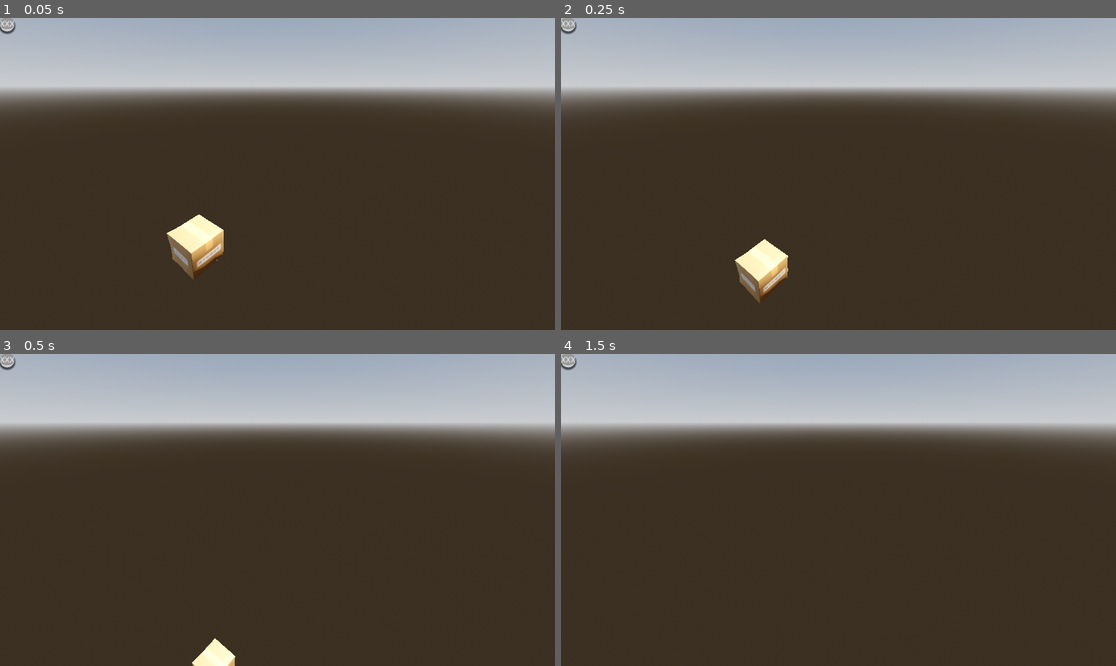
Above: before the commit, frames 1-4 (two rows, left to right).
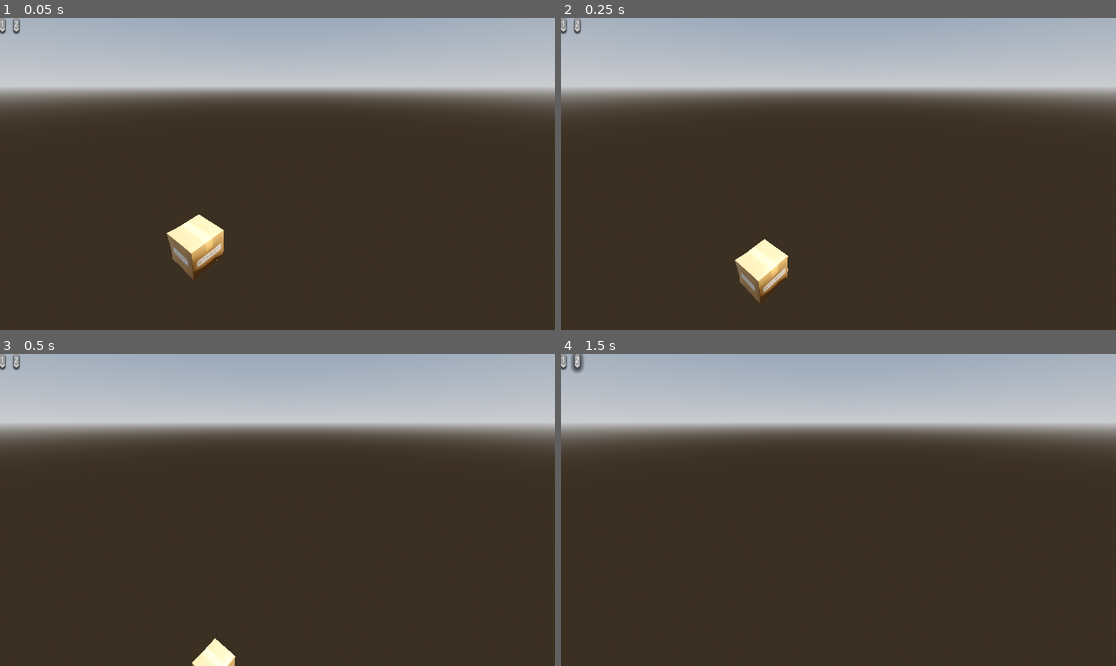
Above: after the commit, the same moments.

Repository: thewasmans/mini-games-school
Game: Godot game, scene res://scenes/main.tscn
The game is run twice, just before and just after one commit, with the same random seed, the same clock (stepped at 60 frames per second) and the same inputs.
Inputs (mouse positions are in pixels of both pictures, inside the frame that each line leads up to):
- Up to frame 1 (0.05 s): no input
- Up to frame 2 (0.25 s): no input
- Up to frame 3 (0.5 s): no input
- Up to frame 4 (1.5 s): click "XXX" (after the commit: "1") at 0.5 s; click (577, 360) at 1.25 s, where only the run after the commit has a clickable "2"

The runs differ from the first frame. In frame 1, 0.1% of the frame differs, in the area x 0-4%, y 0-6%; in frame 2, 0.1%; in frame 3, 0.1%; in frame 4, 0.2%, in the area x 0-5%, y 0-7%.
Error before the commit: Invalid access to property or key 'pressed' on a base object of type 'null instance'. (res://scripts/ui/game_ui.gd:10)

Commit message:
feat: add level system

Diff:
--- a/content/prefabs/ui/button_level_ui.tscn
+++ b/content/prefabs/ui/button_level_ui.tscn
@@ -1,6 +1,7 @@
 [gd_scene format=3 uid="uid://0gapd7wm8ydd"]
 
 [ext_resource type="Theme" uid="uid://jeoivhqws570" path="res://content/theme/theme.tres" id="1_r7qfe"]
+[ext_resource type="Script" path="res://scripts/ui/button_level_ui.gd" id="2_lvlbtn"]
 
 [node name="ButtonLevelUI" type="Button" unique_id=1791857553]
 anchors_preset = 15
@@ -12,3 +13,4 @@
 grow_vertical = 2
 theme = ExtResource("1_r7qfe")
 text = "XXX"
+script = ExtResource("2_lvlbtn")
--- a/content/prefabs/ui/game_ui.tscn
+++ b/content/prefabs/ui/game_ui.tscn
@@ -3,7 +3,7 @@
 [ext_resource type="Script" uid="uid://chfxvwlqr0oqm" path="res://scripts/ui/game_ui.gd" id="1_7e7t2"]
 [ext_resource type="PackedScene" uid="uid://0gapd7wm8ydd" path="res://content/prefabs/ui/button_level_ui.tscn" id="2_npsjx"]
 
-[node name="GameUi" type="Control" unique_id=137618360 node_paths=PackedStringArray("respawn_button")]
+[node name="GameUi" type="Control" unique_id=137618360 node_paths=PackedStringArray("levels_container")]
 layout_mode = 3
 anchors_preset = 15
 anchor_right = 1.0
@@ -11,8 +11,13 @@
 grow_horizontal = 2
 grow_vertical = 2
 script = ExtResource("1_7e7t2")
-respawn_button = NodePath("")
+levels_container = NodePath("GridContainer")
+button_level_prefab = ExtResource("2_npsjx")
 
-[node name="ButtonLevelUI" parent="." unique_id=1791857553 instance=ExtResource("2_npsjx")]
+[node name="GridContainer" type="GridContainer" parent="." unique_id=923873145]
 layout_mode = 0
-anchors_preset = 0
+offset_right = 623.0
+offset_bottom = 403.0
+theme_override_constants/h_separation = 19
+theme_override_constants/v_separation = 24
+columns = 5
--- a/data/game_data.tres
+++ b/data/game_data.tres
@@ -1,7 +1,40 @@
 [gd_resource type="Resource" script_class="GameData" format=3 uid="uid://dcckexgblr3de"]
 
 [ext_resource type="Script" uid="uid://cp2inhinnjjop" path="res://scripts/data/game_data.gd" id="1_urpql"]
+[ext_resource type="Script" uid="uid://5t2j51l6wd4l" path="res://scripts/data/mini_game_data.gd" id="1_vllua"]
+[ext_resource type="Script" uid="uid://br5q0sg4b052d" path="res://scripts/data/level_data.gd" id="2_r34r7"]
+
+[sub_resource type="Resource" id="Resource_k2o1c"]
+script = ExtResource("1_vllua")
+metadata/_custom_type_script = "uid://5t2j51l6wd4l"
+
+[sub_resource type="Resource" id="Resource_7fe16"]
+script = ExtResource("1_vllua")
+metadata/_custom_type_script = "uid://5t2j51l6wd4l"
+
+[sub_resource type="Resource" id="Resource_yqv0c"]
+script = ExtResource("2_r34r7")
+mini_games = Array[ExtResource("1_vllua")]([SubResource("Resource_k2o1c"), SubResource("Resource_7fe16")])
+metadata/_custom_type_script = "uid://br5q0sg4b052d"
+
+[sub_resource type="Resource" id="Resource_lhs1r"]
+script = ExtResource("1_vllua")
+metadata/_custom_type_script = "uid://5t2j51l6wd4l"
+
+[sub_resource type="Resource" id="Resource_pftn3"]
+script = ExtResource("1_vllua")
+metadata/_custom_type_script = "uid://5t2j51l6wd4l"
+
+[sub_resource type="Resource" id="Resource_7lvw4"]
+script = ExtResource("1_vllua")
+metadata/_custom_type_script = "uid://5t2j51l6wd4l"
+
+[sub_resource type="Resource" id="Resource_2ewf2"]
+script = ExtResource("2_r34r7")
+mini_games = Array[ExtResource("1_vllua")]([SubResource("Resource_lhs1r"), SubResource("Resource_pftn3"), SubResource("Resource_7lvw4")])
+metadata/_custom_type_script = "uid://br5q0sg4b052d"
 
 [resource]
 script = ExtResource("1_urpql")
+levels = Array[Resource]([SubResource("Resource_yqv0c"), SubResource("Resource_2ewf2")])
 metadata/_custom_type_script = "uid://cp2inhinnjjop"
--- a/scripts/data/game_data.gd
+++ b/scripts/data/game_data.gd
@@ -1,6 +1,4 @@
 extends Resource
 class_name GameData
 
-@export_group("Player Controller")
-@export var linear_speed: float = 1.0
-@export var rotation_speed: float = 1.0
+@export var levels: Array[LevelData]
--- /dev/null
+++ b/scripts/data/level_data.gd
@@ -0,0 +1,4 @@
+class_name LevelData
+extends Resource
+
+@export var mini_games: Array[MiniGameData]
--- /dev/null
+++ b/scripts/data/mini_game_data.gd
@@ -0,0 +1,2 @@
+class_name MiniGameData
+extends Resource
--- /dev/null
+++ b/scripts/ui/button_level_ui.gd
@@ -0,0 +1,5 @@
+class_name ButtonLevelUI
+extends Button
+
+func initialize(level_number: int) -> void:
+	text = str(level_number)
--- a/scripts/ui/game_ui.gd
+++ b/scripts/ui/game_ui.gd
@@ -1,13 +1,14 @@
 class_name GameUI
 extends Control
 
-@export var respawn_button: Button
+@export var levels_container: GridContainer
+@export var button_level_prefab: PackedScene
 
 var _game_manager:GameManager
 
 func initialize(game_manager:GameManager):
 	_game_manager = game_manager
-	respawn_button.pressed.connect(_on_respawn_button_pressed)
-
-func _on_respawn_button_pressed():
-	_game_manager.demo_manager.respawn_player()
+	for level_index in _game_manager.game_data.levels.size():
+		var button_level := button_level_prefab.instantiate() as ButtonLevelUI
+		button_level.initialize(level_index + 1)
+		levels_container.add_child(button_level)
Not shown, added: scripts/data/level_data.gd.uid
Not shown, added: scripts/data/mini_game_data.gd.uid
Not shown, added: scripts/ui/button_level_ui.gd.uid
